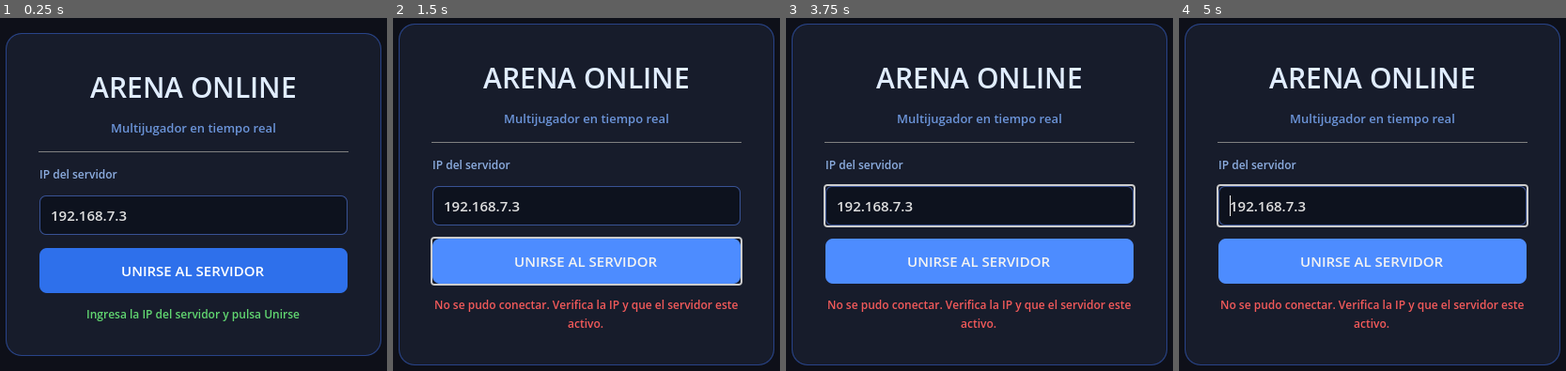
Above: before the commit, frames 1-4 (left to right).
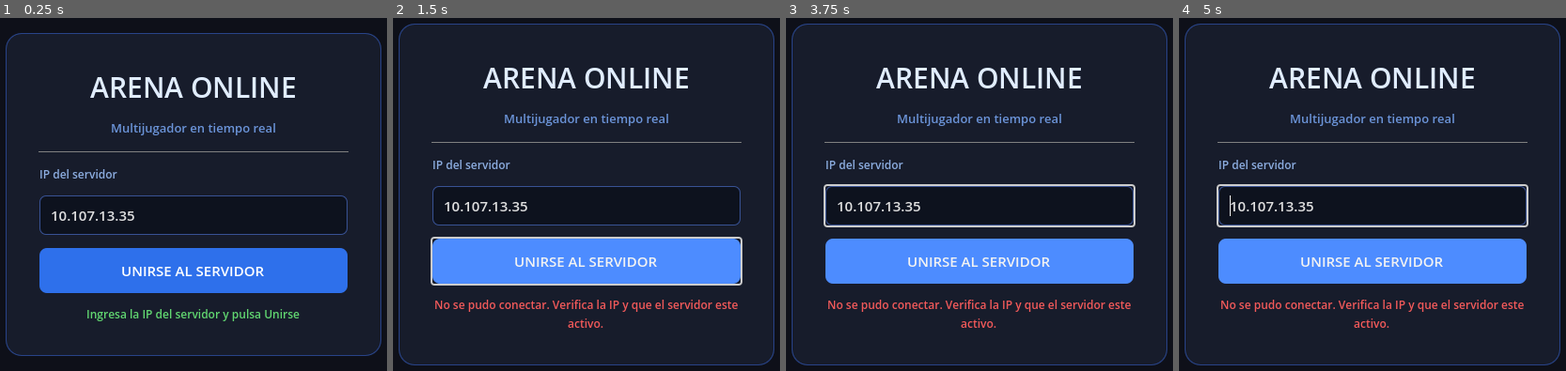
Above: after the commit, the same moments.

Repository: Programmjuan01/game_prueba_piloto
Game: Godot game, scene res://main.tscn
Two runs of this game, one before a commit and one after it. Both use one fixed random seed, a clock stepped at 60 frames per second and the inputs below.
Inputs:
- Up to frame 1 (0.25 s): no input
- Up to frame 2 (1.5 s): click "UNIRSE AL SERVIDOR" at 0.5 s; tap Enter at 1.25 s; hold Right (ui_right) from 1.28 s (still down)
- Up to frame 3 (3.75 s): tap Space at 2, 3.5 s; release Right (ui_right) at 2.03 s; hold Down (ui_down) 2.03-2.78 s; tap Enter at 2.75 s; hold Right (ui_right) 2.78-3.53 s; hold Up (ui_up) from 3.53 s (still down)
- Up to frame 4 (5 s): tap Enter at 4.25 s; release Up (ui_up) at 4.28 s; hold Left (ui_left) from 4.28 s (still down)

The runs differ from the first frame. In frame 1, 0.3% of the frame differs, in the area x 15-35%, y 54-58%; in frame 2, 0.3%; in frame 3, 0.3%; in frame 4, 0.3%.

Commit message:
prueba 4_01 PM 18-02-26

Diff:
--- a/main.tscn
+++ b/main.tscn
@@ -136,7 +136,7 @@
 layout_mode = 2
 theme_override_styles/normal = SubResource("StyleBoxFlat_input")
 theme_override_font_sizes/font_size = 15
-text = "192.168.7.3"
+text = "10.107.13.35"
 placeholder_text = "Ej: 192.168.1.10"
 
 [node name="HostButton" type="Button" parent="UI/CenterContainer/Panel/VBoxContainer" unique_id=1202026131]
--- a/ui.gd
+++ b/ui.gd
@@ -7,7 +7,7 @@
 @onready var join_button:  Button   = $CenterContainer/Panel/VBoxContainer/JoinButton
 
 func _ready():
-	ip_input.text = "192.168.7.3"
+	ip_input.text = "10.107.13.35"
 	status_label.text = "Ingresa la IP del servidor y pulsa Unirse"
 
 func on_connection_failed():
